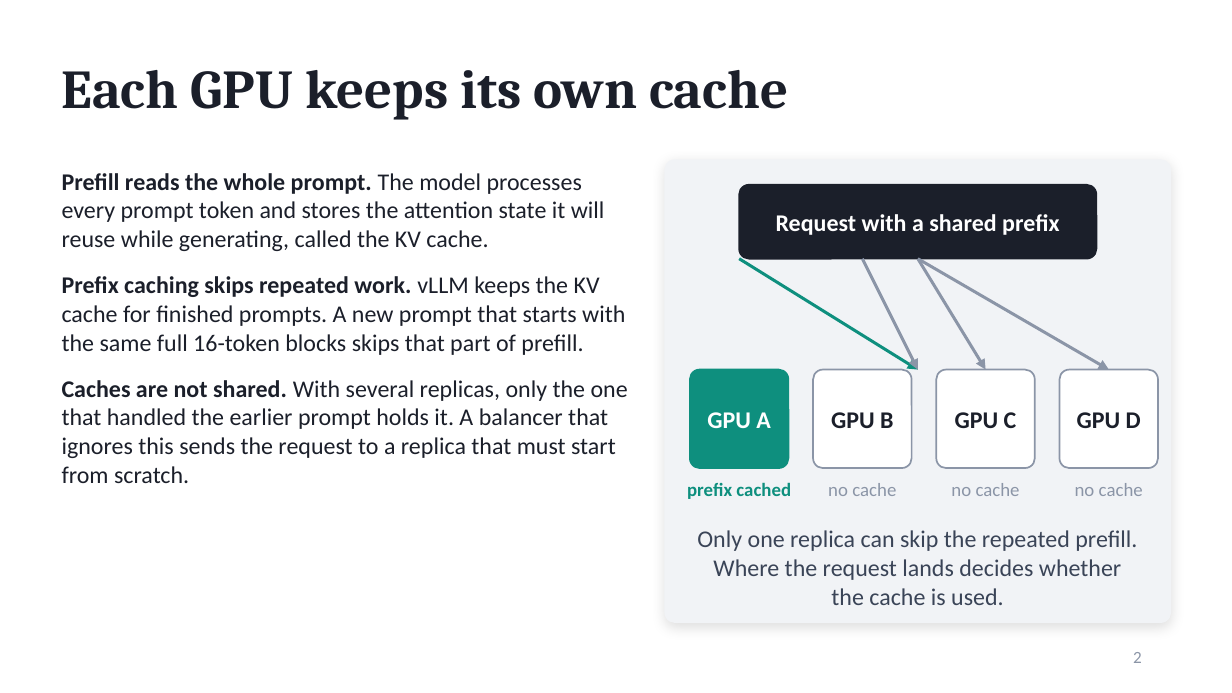
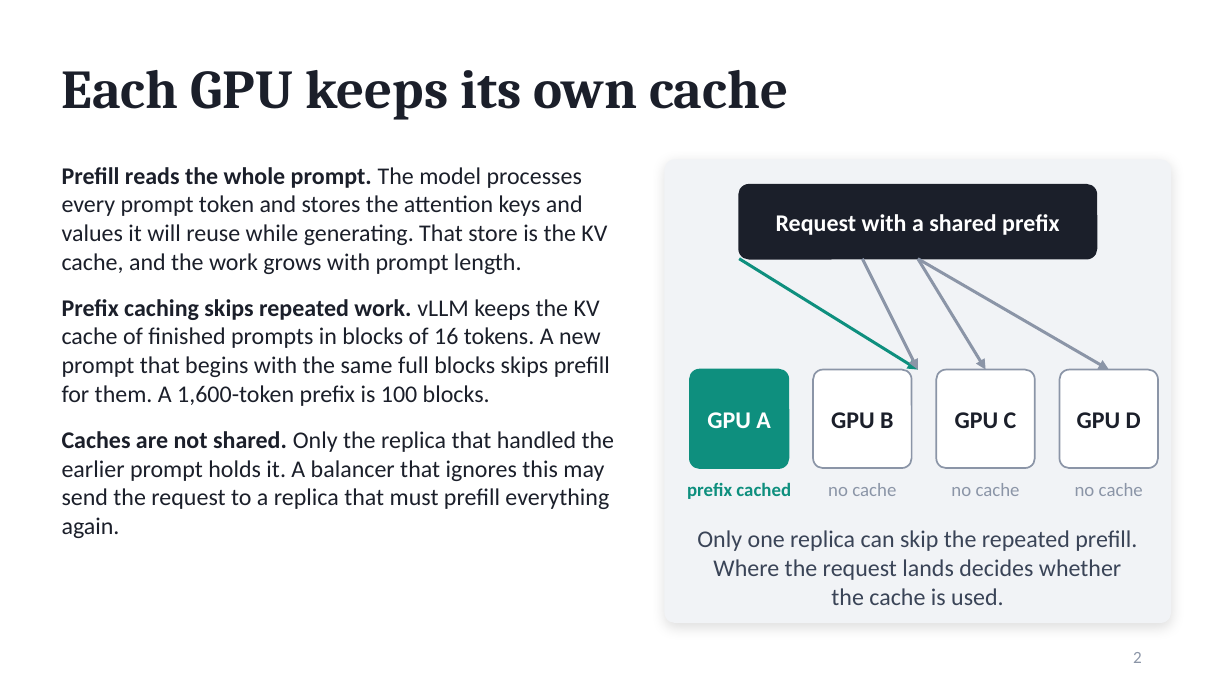
Before and after one commit to Akshataram/distrouter, a slide deck: slide 2 of docs/presentation/SwiftServe_Presentation.pptx. Drawn at 1232x693 pixels with LibreOffice and Linux fonts; fonts in the diff are those of the drawing. Boxes give left, top, right and bottom in pixels: in the first picture for what was removed or moved away, otherwise in the second. Text is boxed around its words. In the diff, an @@ line names an element or a change of style, - is before the commit and + after.

```diff
--- a/docs/presentation/SwiftServe_Presentation.pptx
+++ b/docs/presentation/SwiftServe_Presentation.pptx
@@ text at [62, 167, 615, 538]: text changed @@
-Prefill reads the whole prompt. The model processes every prompt token and stores the attention state it will reuse while generating, called the KV cache.
-Prefix caching skips repeated work. vLLM keeps the KV cache for finished prompts. A new prompt that starts with the same full 16-token blocks skips that part of prefill.
-Caches are not shared. With several replicas, only the one that handled the earlier prompt holds it. A balancer that ignores this sends the request to a replica that must start from scratch.
+Prefill reads the whole prompt. The model processes every prompt token and stores the attention keys and values it will reuse while generating. That store is the KV cache, and the work grows with prompt length.
+Prefix caching skips repeated work. vLLM keeps the KV cache of finished prompts in blocks of 16 tokens. A new prompt that begins with the same full blocks skips prefill for them. A 1,600-token prefix is 100 blocks.
+Caches are not shared. Only the replica that handled the earlier prompt holds it. A balancer that ignores this may send the request to a replica that must prefill everything again.
```
Also in this commit, not shown: 10 other slides changed, 5 slides added, 1 slide removed, 4 other files.
